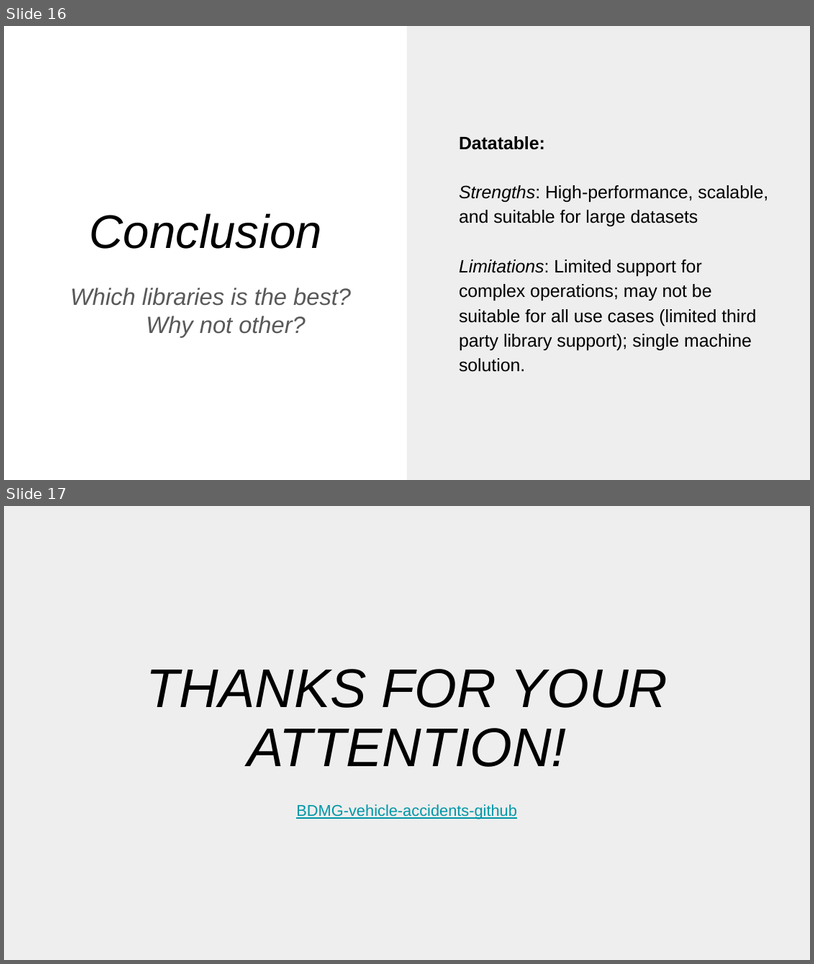
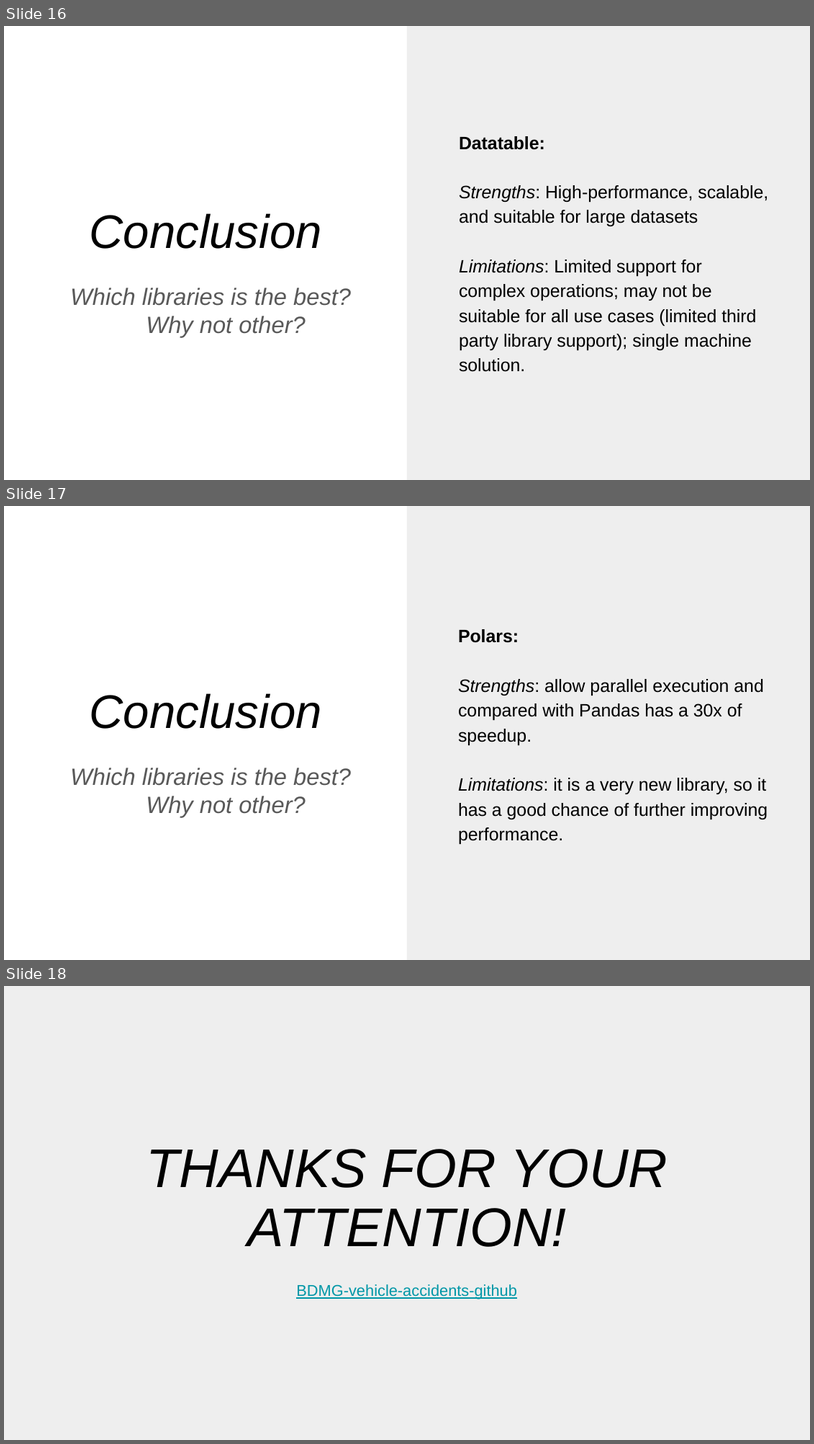
Before and after one commit to cosimop2000/BDMG-vehicle-accidents, a slide deck: Ferrari-Pavone-Pederzoli.pptx. Shown one above the other, each under a label of ours: slides 16 and 17 before the commit, slides 16, 17 and 18 after it. The pictures are 814x964 and 814x1444 pixels, drawn with LibreOffice and Linux fonts; fonts in the diff are those of the drawing. Boxes give left, top, right and bottom in pixels: in the first picture for what was removed or moved away, otherwise in the second. Text is boxed around its words. In the diff, an @@ line names an element or a change of style, - is before the commit and + after.

Commit message:
Fix to pptx for the oral presentation

```diff
--- a/Ferrari-Pavone-Pederzoli.pptx
+++ b/Ferrari-Pavone-Pederzoli.pptx
@@ slide 17 added at [4,506,810,960], background #FFFFFF; not listed: 1 template element that a slide beside it also shows @@
@@ text added at [458,629,769,844], 16 pt, text #000000 @@
+Polars:
+Strengths: allow parallel execution and compared with Pandas has a 30x of speedup.
+Limitations: it is a very new library, so it has a good chance of further improving performance.
@@ title added at [90,693,322,728], 42 pt, text #000000, italic @@
+Conclusion
@@ subtitle added at [70,767,351,817], 21 pt, text #595959, italic @@
+Which libraries is the best? Why not other?
@@ what was slide 17 is now slide 18 @@
```
